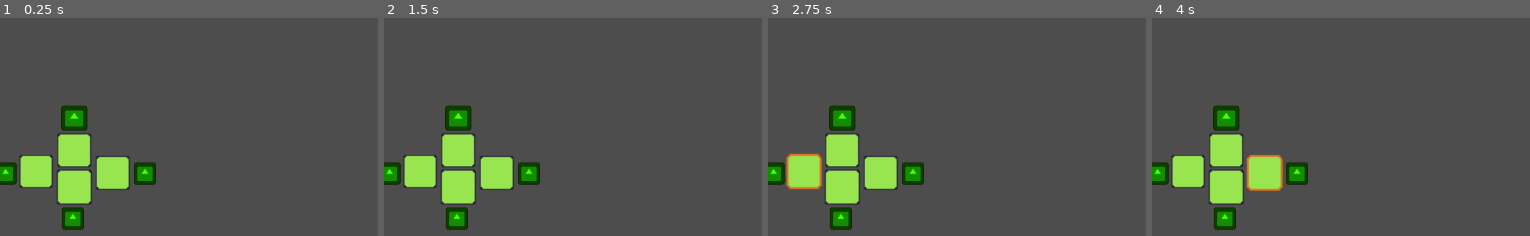
Above: before the commit, frames 1-4 (left to right).
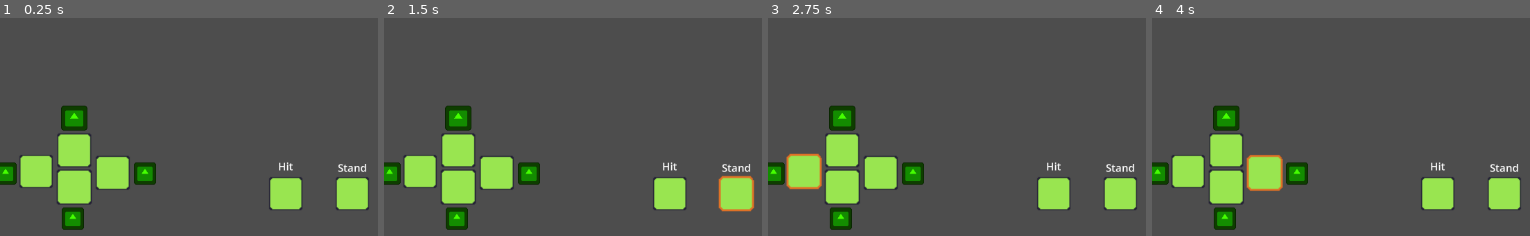
Above: after the commit, the same moments.

Repository: 7minutech/BlackJack_CS339_Team_Game_1
Game: Godot game, scene res://Scenes/main.tscn
Two runs of this game, one before a commit and one after it. Both use one fixed random seed, a clock stepped at 60 frames per second and the inputs below. The engine's default icon, where the game draws it, is replaced by a stand-in: a white triangle on a blue panel in a dark square.
Inputs (mouse positions are % of the whole screen's width and height, from its top left):
- Up to frame 1 (0.25 s): no input
- Up to frame 2 (1.5 s): click (39, 90) at 0.5 s, where only the run after the commit has a clickable "Hit"; click (48, 90) at 1.25 s, where only the run after the commit has a clickable "Stand"
- Up to frame 3 (2.75 s): click (6, 85) at 2 s
- Up to frame 4 (4 s): click (11, 89) at 2.75 s; click (16, 86) at 3.5 s
The pictures show only the part of the screen within x 2-52%, y 50-100%; the shares and areas given below are measured in that part.

The runs differ from the first frame. In frame 1, 2.7% of the frame differs, in the area x 71-98%, y 66-89%; in frame 2, 3.1%; in frame 3, 2.7%; in frame 4, 2.7%.

Commit message:
AbilityInfo.txt{Adjusted some typos}; Hud.tscn{Added hit and stand buttons}; hud.gd{Added functionality for hit/stand buttons being pressed}; Added some new action event mappings in the project settings;

Diff:
--- a/blackjack/Scenes/HUD.tscn
+++ b/blackjack/Scenes/HUD.tscn
@@ -9,15 +9,14 @@
 [ext_resource type="BitMap" uid="uid://dtf335br4pmn8" path="res://Assets/Buttons/Button_Bitmap.png" id="6_5ll0s"]
 [ext_resource type="Texture2D" uid="uid://cff656hut0g06" path="res://Assets/Buttons/Button_Focused.png" id="6_nw2xv"]
 
-[sub_resource type="InputEventAction" id="InputEventAction_1fumw"]
+[sub_resource type="InputEventAction" id="InputEventAction_d7fav"]
 action = &"UseLeft"
 
-[sub_resource type="InputEventJoypadButton" id="InputEventJoypadButton_0qwip"]
-device = 1
+[sub_resource type="InputEventJoypadButton" id="InputEventJoypadButton_p62a0"]
 button_index = 2
 
 [sub_resource type="Shortcut" id="Shortcut_iehtw"]
-events = [SubResource("InputEventAction_1fumw"), SubResource("InputEventJoypadButton_0qwip")]
+events = [SubResource("InputEventAction_d7fav"), SubResource("InputEventJoypadButton_p62a0")]
 
 [sub_resource type="InputEventAction" id="InputEventAction_yd1gi"]
 action = &"UseDown"
@@ -47,6 +46,24 @@
 
 [sub_resource type="Shortcut" id="Shortcut_52udb"]
 events = [SubResource("InputEventAction_orixy"), SubResource("InputEventJoypadButton_2es5d")]
+
+[sub_resource type="InputEventAction" id="InputEventAction_ergpa"]
+action = &"Hit"
+
+[sub_resource type="Shortcut" id="Shortcut_u8kjv"]
+events = [SubResource("InputEventAction_ergpa")]
+
+[sub_resource type="LabelSettings" id="LabelSettings_x0fix"]
+font_size = 30
+
+[sub_resource type="InputEventAction" id="InputEventAction_c3b7o"]
+action = &"Stand"
+
+[sub_resource type="Shortcut" id="Shortcut_y2ttc"]
+events = [SubResource("InputEventAction_c3b7o")]
+
+[sub_resource type="LabelSettings" id="LabelSettings_8thmw"]
+font_size = 30
 
 [node name="Node2D" type="Node2D"]
 script = ExtResource("1_u2ua6")
@@ -170,7 +187,62 @@
 scroll_active = false
 drag_and_drop_selection_enabled = false
 
+[node name="HitButton" type="TextureButton" parent="."]
+offset_left = 380.0
+offset_top = 526.0
+offset_right = 612.0
+offset_bottom = 706.0
+scale = Vector2(0.5, 0.5)
+shortcut = SubResource("Shortcut_u8kjv")
+texture_normal = ExtResource("2_gjn71")
+texture_pressed = ExtResource("3_tkwen")
+texture_hover = ExtResource("4_gpm3m")
+texture_disabled = ExtResource("5_gxb08")
+texture_focused = ExtResource("6_nw2xv")
+texture_click_mask = ExtResource("6_5ll0s")
+ignore_texture_size = true
+stretch_mode = 5
+
+[node name="Label" type="Label" parent="HitButton"]
+layout_mode = 1
+anchors_preset = -1
+anchor_right = 0.185
+offset_left = 94.0
+offset_top = -10.0
+offset_right = 94.08
+offset_bottom = 32.0
+text = "Hit
+"
+label_settings = SubResource("LabelSettings_x0fix")
+
+[node name="StandButton" type="TextureButton" parent="."]
+offset_left = 476.0
+offset_top = 526.0
+offset_right = 708.0
+offset_bottom = 706.0
+scale = Vector2(0.5, 0.5)
+shortcut = SubResource("Shortcut_y2ttc")
+texture_normal = ExtResource("2_gjn71")
+texture_pressed = ExtResource("3_tkwen")
+texture_hover = ExtResource("4_gpm3m")
+texture_disabled = ExtResource("5_gxb08")
+texture_focused = ExtResource("6_nw2xv")
+texture_click_mask = ExtResource("6_5ll0s")
+ignore_texture_size = true
+stretch_mode = 5
+
+[node name="Label" type="Label" parent="StandButton"]
+layout_mode = 0
+offset_left = 74.0
+offset_top = -6.0
+offset_right = 157.0
+offset_bottom = 36.0
+text = "Stand"
+label_settings = SubResource("LabelSettings_8thmw")
+
 [connection signal="pressed" from="Button_Left" to="." method="_on_button_left_pressed"]
 [connection signal="pressed" from="Button_Down" to="." method="_on_button_down_pressed"]
 [connection signal="pressed" from="Button_Right" to="." method="_on_button_right_pressed"]
 [connection signal="pressed" from="Button_Up" to="." method="_on_button_up_pressed"]
+[connection signal="pressed" from="HitButton" to="." method="_on_hit_button_pressed"]
+[connection signal="pressed" from="StandButton" to="." method="_on_stand_button_pressed"]
--- a/blackjack/Scripts/hud.gd
+++ b/blackjack/Scripts/hud.gd
@@ -52,6 +52,7 @@
 	pass
 
 #Functions to trigger events when the buttons are pressed
+## Ability Buttons
 func _on_button_left_pressed() -> void:
 	pass # Replace with function body.
 func _on_button_down_pressed() -> void:
@@ -60,3 +61,8 @@
 	pass # Replace with function body.
 func _on_button_up_pressed() -> void:
 	pass # Replace with function body.
+## Hit/Stand Buttons
+func _on_hit_button_pressed() -> void:
+	pass # Replace with function body.
+func _on_stand_button_pressed() -> void:
+	pass # Replace with function body.
--- a/blackjack/project.godot
+++ b/blackjack/project.godot
@@ -37,3 +37,13 @@
 "events": [Object(InputEventKey,"resource_local_to_scene":false,"resource_name":"","device":-1,"window_id":0,"alt_press …(195 unchanged characters)…
 ]
 }
+Hit={
+"deadzone": 0.5,
+"events": [Object(InputEventKey,"resource_local_to_scene":false,"resource_name":"","device":-1,"window_id":0,"alt_pressed":false,"shift_pressed":false,"ctrl_pressed":false,"meta_pressed":false,"pressed":false,"keycode":0,"physical_keycode":32,"key_label":0,"unicode":32,"location":0,"echo":false,"script":null)
+]
+}
+Stand={
+"deadzone": 0.5,
+"events": [Object(InputEventKey,"resource_local_to_scene":false,"resource_name":"","device":-1,"window_id":0,"alt_pressed":false,"shift_pressed":false,"ctrl_pressed":false,"meta_pressed":false,"pressed":false,"keycode":0,"physical_keycode":70,"key_label":0,"unicode":102,"location":0,"echo":false,"script":null)
+]
+}
Not shown, changed: blackjack/InformationFiles/AbilityInfo.txt
Not shown: 1 places in blackjack/Scenes/HUD.tscn that only renumber resources
